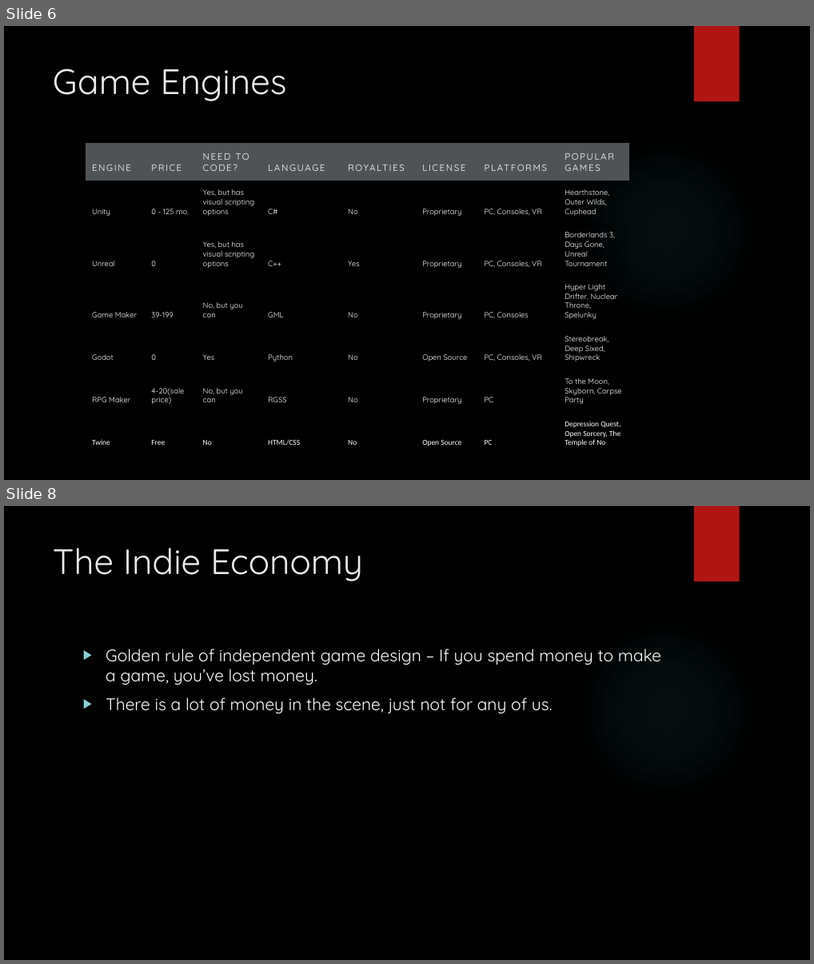
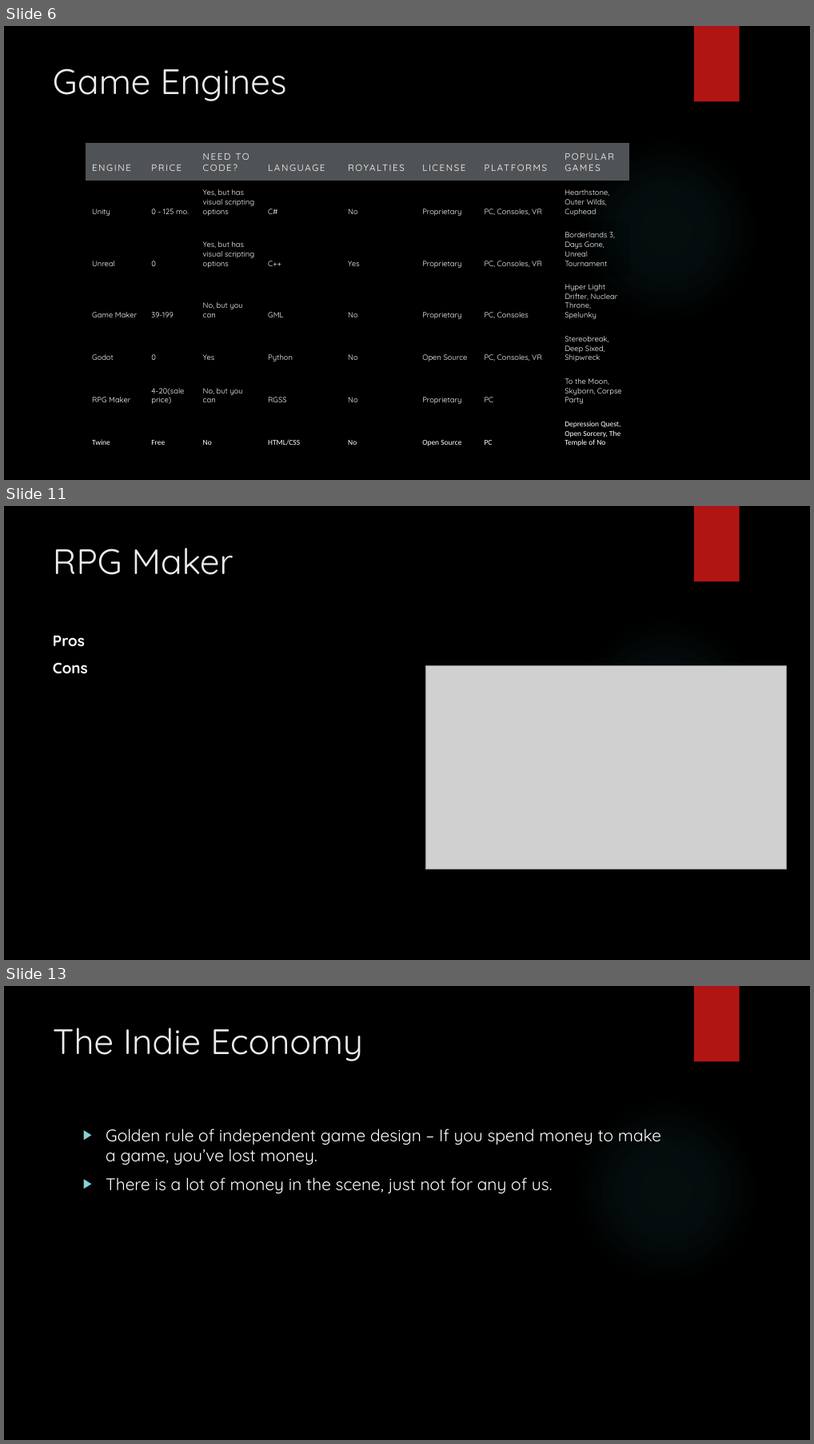
Before and after one commit to AllenOliver/How-to-Make-Games-at-Home-for-Cheap, a slide deck: How to Make Games at Home for Cheap.pptx. Shown one above the other, each under a label of ours: slides 6 and 8 before the commit, slides 6, 11 and 13 after it; the slides between them are not shown. The pictures are 814x964 and 814x1444 pixels, drawn with LibreOffice and Linux fonts; fonts in the diff are those of the drawing; grey boxes stand for pictures; background and template pictures are left out. Boxes give left, top, right and bottom in pixels: in the first picture for what was removed or moved away, otherwise in the second. Text is boxed around its words. In the diff, an @@ line names an element or a change of style, - is before the commit and + after.

```diff
--- a/How to Make Games at Home for Cheap.pptx
+++ b/How to Make Games at Home for Cheap.pptx
@@ slide 11 added at <box>4,506,810,960</box>, background picture (left out); not listed: 2 template elements that a slide beside it also shows @@
@@ title added at <box>53,548,234,575</box>, 42 pt, text #EBEBEB @@
+RPG Maker
@@ text added at <box>53,635,88,673</box>, 18 pt, text #FFFFFF, bold @@
+Pros
+Cons
@@ picture added at <box>426,666,787,869</box> @@
@@ what was slide 8 is now slide 13 @@
```
Also in this commit, not shown: 5 other slides added, 1 slide removed, 5 other files.
